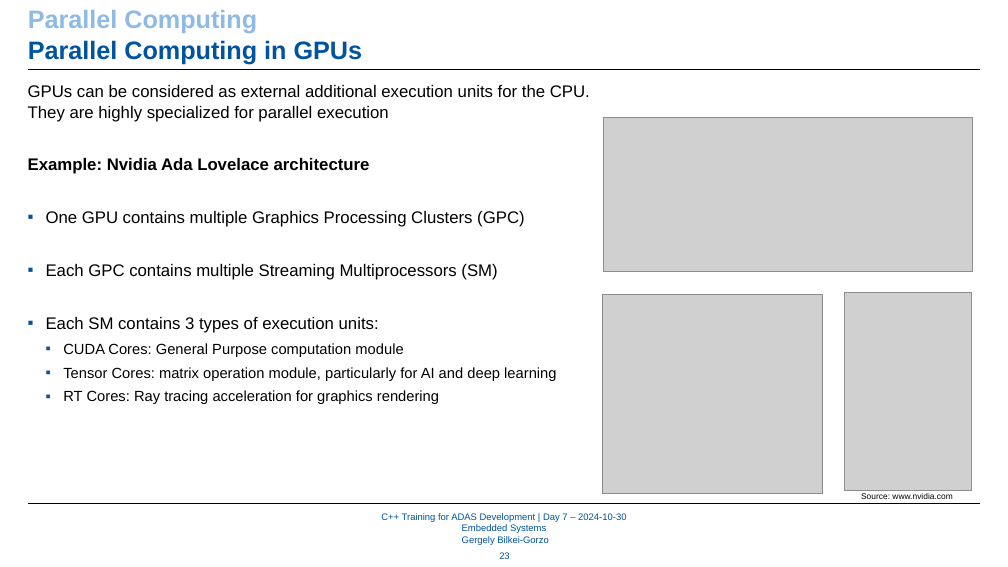
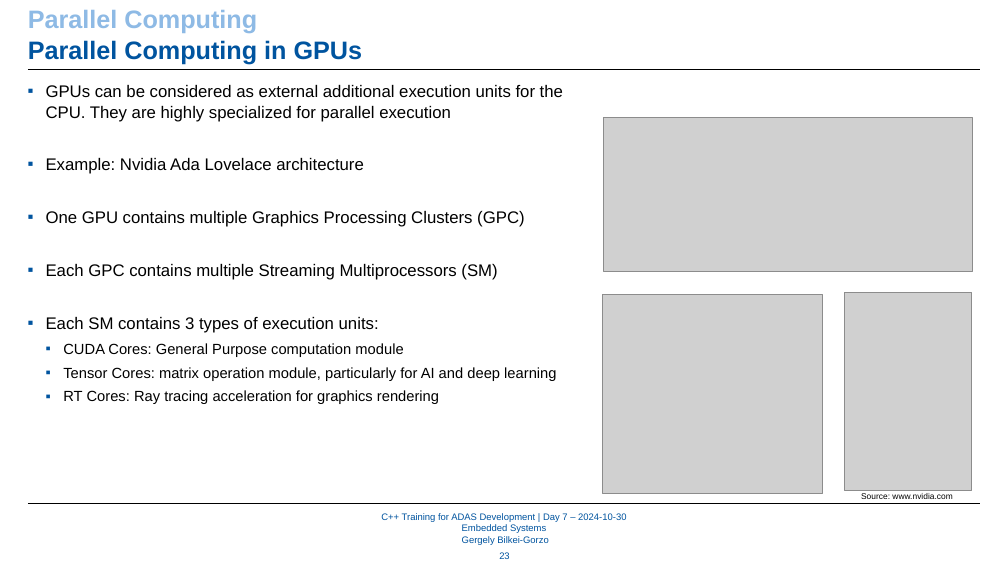
Before and after one commit to WhR4Ven/Diss_Dokument, a slide deck: slide 23 of Vortrag/07_Embedded_Systems.pptx. Drawn at 1008x567 pixels with LibreOffice and Linux fonts; fonts in the diff are those of the drawing; grey boxes stand for pictures; background and template pictures are left out. Boxes give left, top, right and bottom in pixels: in the first picture for what was removed or moved away, otherwise in the second. Text is boxed around its words. In the diff, an @@ line names an element or a change of style, - is before the commit and + after.

```diff
--- a/Vortrag/07_Embedded_Systems.pptx
+++ b/Vortrag/07_Embedded_Systems.pptx
@@ text at (46, 85, 563, 174): bold off in "Example: Nvidia Ada Lovelace architecture"; bullet none to ▪ @@
```
Also in this commit, not shown: 10 other slides changed, 2 slides added, 4 slides removed.
